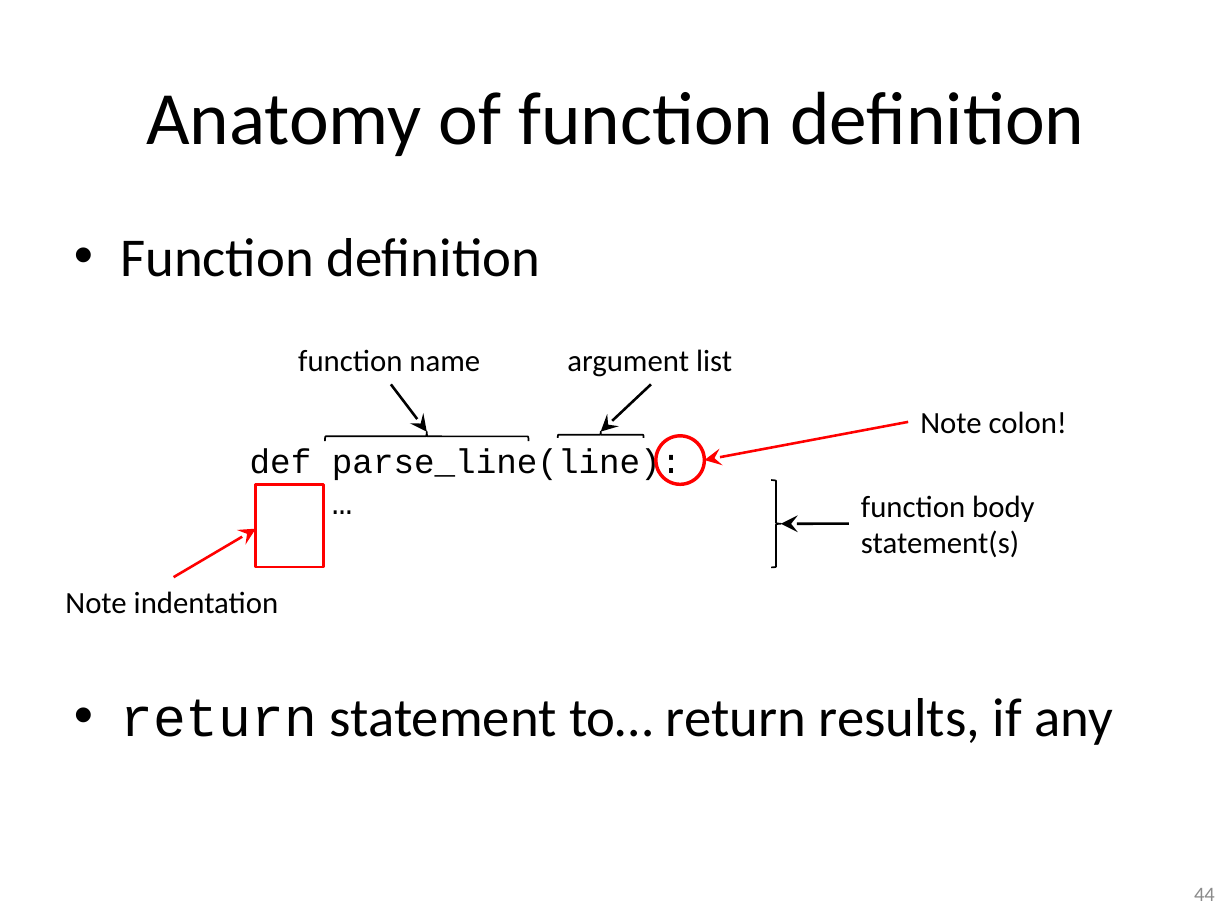
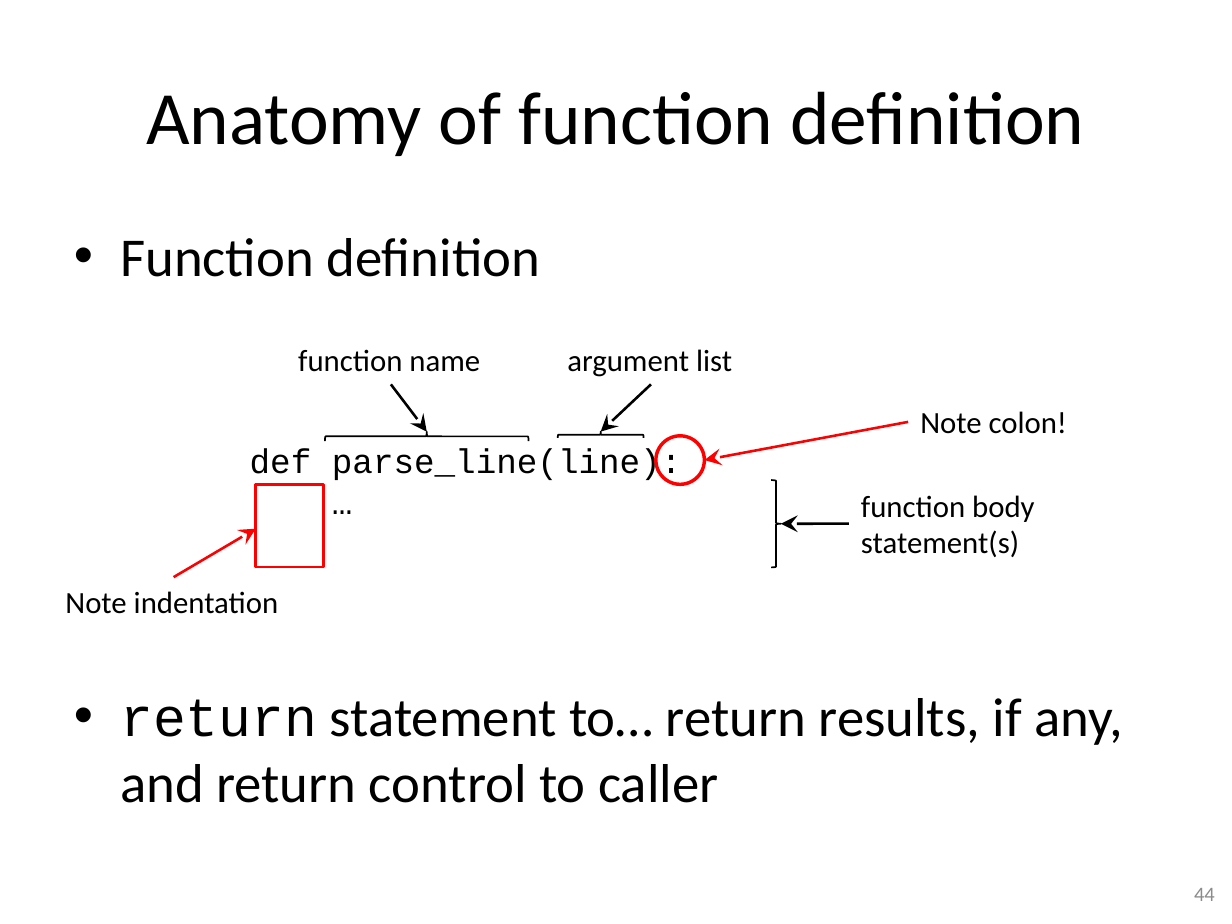
Before and after one commit to gjbex/training-material, a slide deck: slide 44 of Python/python-intro.pptx. Drawn at 1232x924 pixels with LibreOffice and Linux fonts; fonts in the diff are those of the drawing. Boxes give left, top, right and bottom in pixels: in the first picture for what was removed or moved away, otherwise in the second. Text is boxed around its words. In the diff, an @@ line names an element or a change of style, - is before the commit and + after.

```diff
--- a/Python/python-intro.pptx
+++ b/Python/python-intro.pptx
@@ text at box(120, 698, 1123, 803): text changed @@
-• return statement to… return results, if any
+• return statement to… return results, if any, and return control to caller
```
Also in this commit, not shown: 36 other slides changed.
